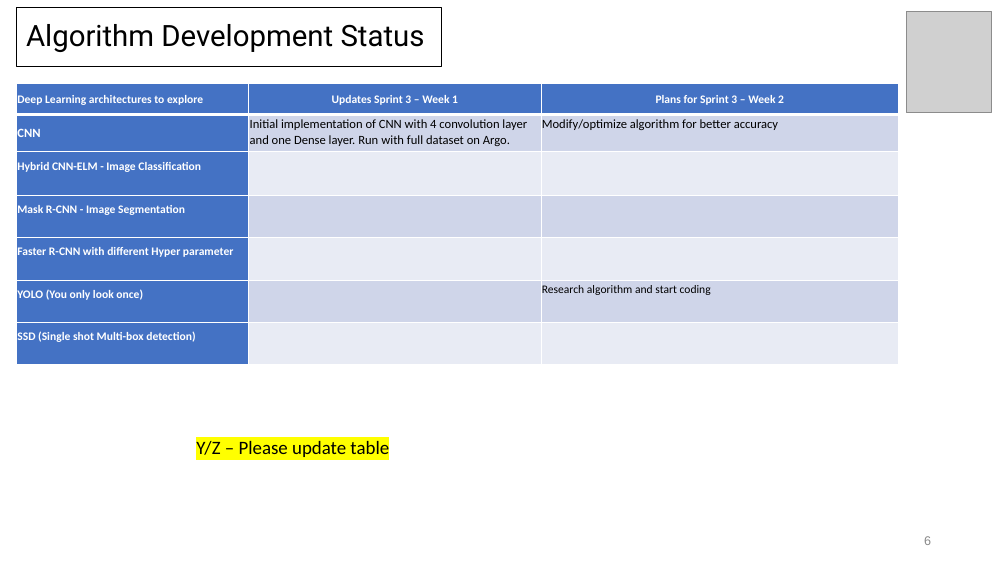
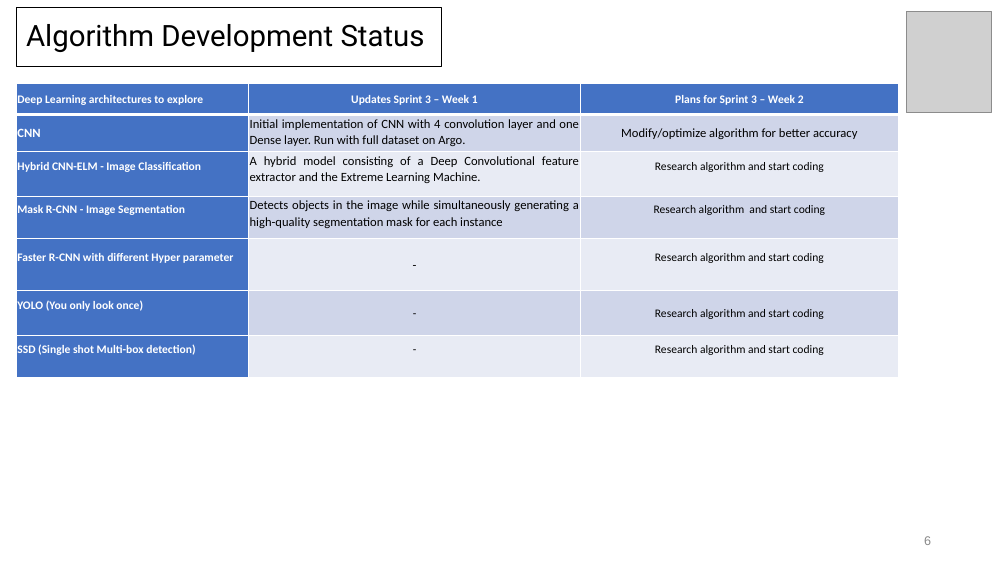
Before and after one commit to coderscraft/simpsons-classification, a slide deck: slide 6 of Documentation/SprintPresentations/Sprint3-Week1.pptx. Drawn at 1008x567 pixels with LibreOffice and Linux fonts; fonts in the diff are those of the drawing; grey boxes stand for pictures. Boxes give left, top, right and bottom in pixels: in the first picture for what was removed or moved away, otherwise in the second. Text is boxed around its words. In the diff, an @@ line names an element or a change of style, - is before the commit and + after.

```diff
--- a/Documentation/SprintPresentations/Sprint3-Week1.pptx
+++ b/Documentation/SprintPresentations/Sprint3-Week1.pptx
@@ table at [17,84,898,378] @@
-row 3, column 2: 
+row 3, column 2: A hybrid model consisting of a Deep Convolutional feature extractor and the Extreme Learning Machine.
-row 3, column 3: 
+row 3, column 3: Research algorithm and start coding
-row 4, column 2: 
+row 4, column 2: Detects objects in the image while simultaneously generating a high-quality segmentation mask for each instance
-row 4, column 3: 
+row 4, column 3: Research algorithm and start coding
-row 5, column 2: 
+row 5, column 2: -
-row 5, column 3: 
+row 5, column 3: Research algorithm and start coding
-row 6, column 2: 
+row 6, column 2: -
-row 7, column 2: 
+row 7, column 2: -
-row 7, column 3: 
+row 7, column 3: Research algorithm and start coding
@@ alignment left to justified @@
@@ alignment left to centre @@
@@ text removed at [196,441,389,457] @@
-Y/Z – Please update table
```
Also in this commit, not shown: 2 other slides changed, 2 slides added.
